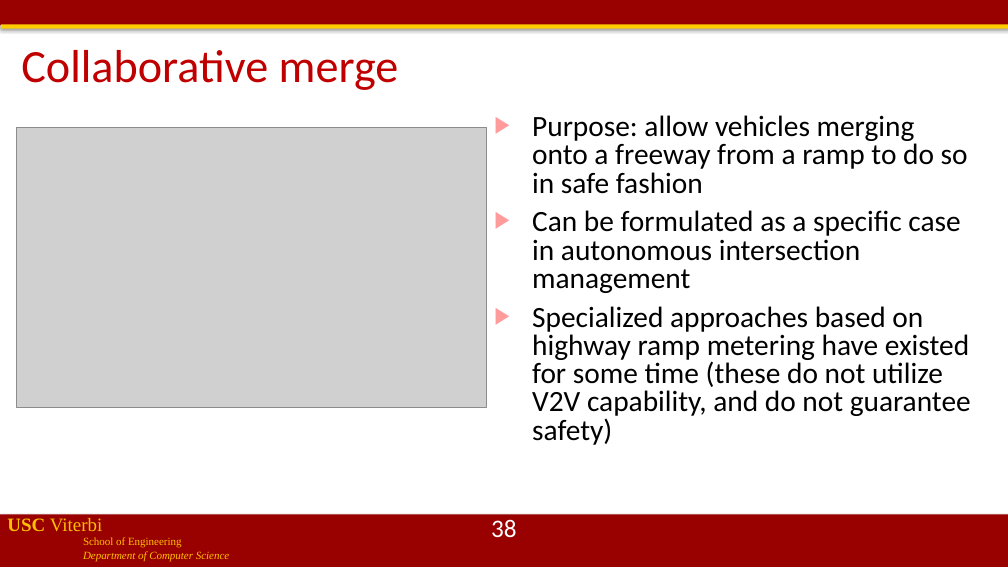
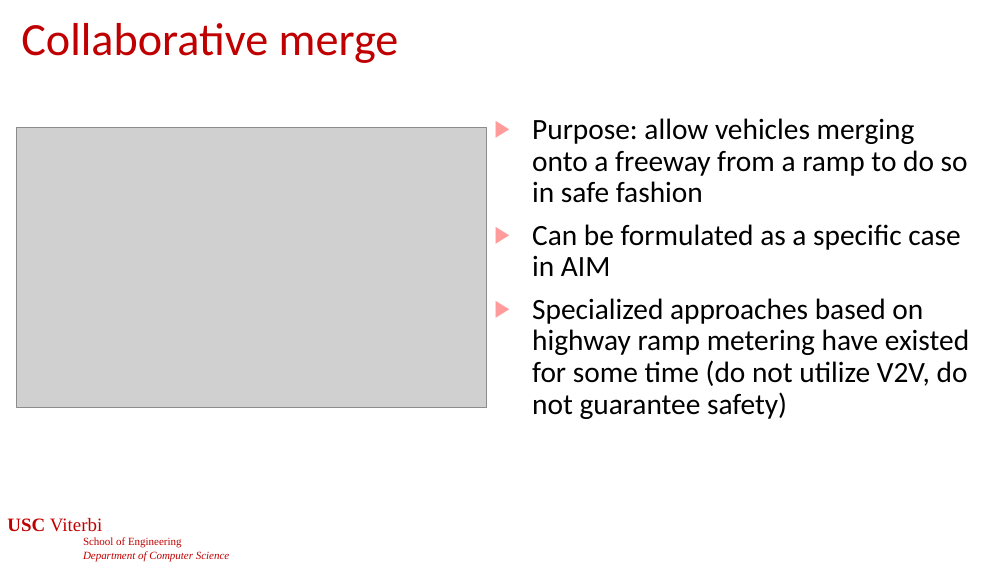
Before and after one commit to jdeshmukh/jdeshmukh.github.io, a slide deck: slide 38 of teaching/cs513slides/lecture13-communication-and-security.pptx. Drawn at 1008x567 pixels with LibreOffice and Linux fonts; fonts in the diff are those of the drawing; grey boxes stand for pictures; background and template pictures are left out. Boxes give left, top, right and bottom in pixels: in the first picture for what was removed or moved away, otherwise in the second. Text is boxed around its words. In the diff, an @@ line names an element or a change of style, - is before the commit and + after.

```diff
--- a/teaching/cs513slides/lecture13-communication-and-security.pptx
+++ b/teaching/cs513slides/lecture13-communication-and-security.pptx
@@ rectangle removed at [0, 0, 1008, 25] @@
@@ rectangle removed at [1, 24, 1008, 29] @@
@@ title "Collaborative merge": place and size @@
-title "Collaborative merge" at [21, 50, 399, 90]
+title "Collaborative merge" at [21, 23, 399, 63]
@@ text at [532, 118, 968, 203]: line spacing 0.8 to 0.9 @@
@@ text at [532, 224, 969, 419]: text changed @@
-▶ Can be formulated as a specific case in autonomous intersection management
-▶ Specialized approaches based on highway ramp metering have existed for some time (these do not utilize V2V capability, and do not guarantee safety)
+▶ Can be formulated as a specific case in AIM
+▶ Specialized approaches based on highway ramp metering have existed for some time (do not utilize V2V, do not guarantee safety)
@@ text "USC Viterbi" at [7, 518, 229, 561]: text colour #FFC000 to #C00000 @@
@@ rectangle removed at [0, 515, 1008, 567] @@
```
Also in this commit, not shown: 65 other slides changed, 2 slides added, 2 slides removed, 4 other files.
